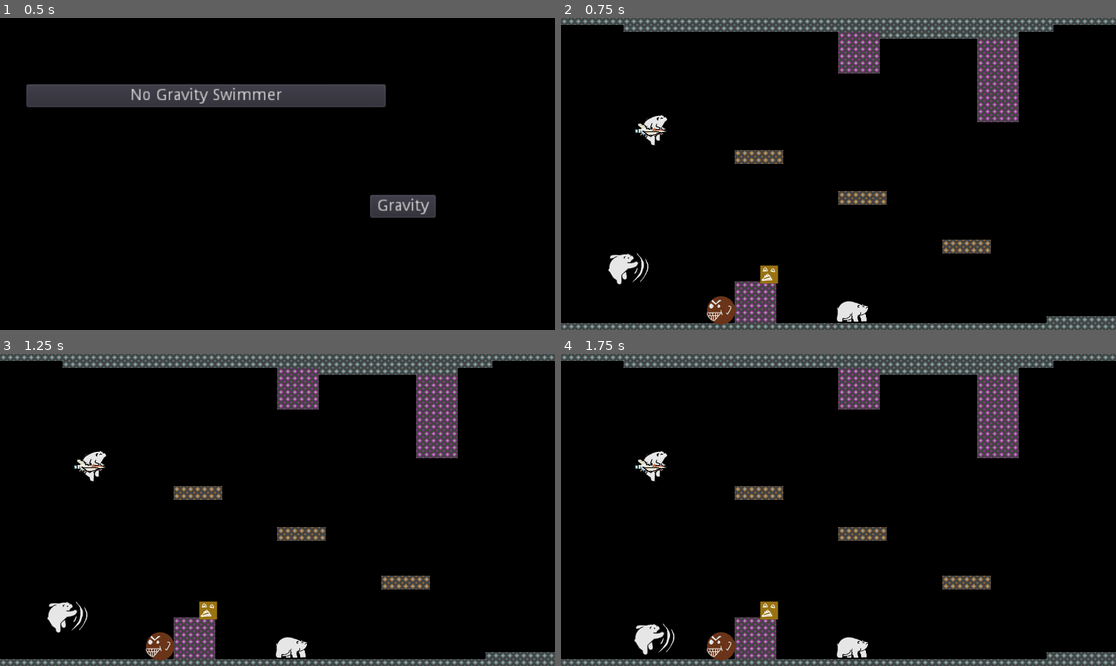
Above: before the commit, frames 1-4 (two rows, left to right).
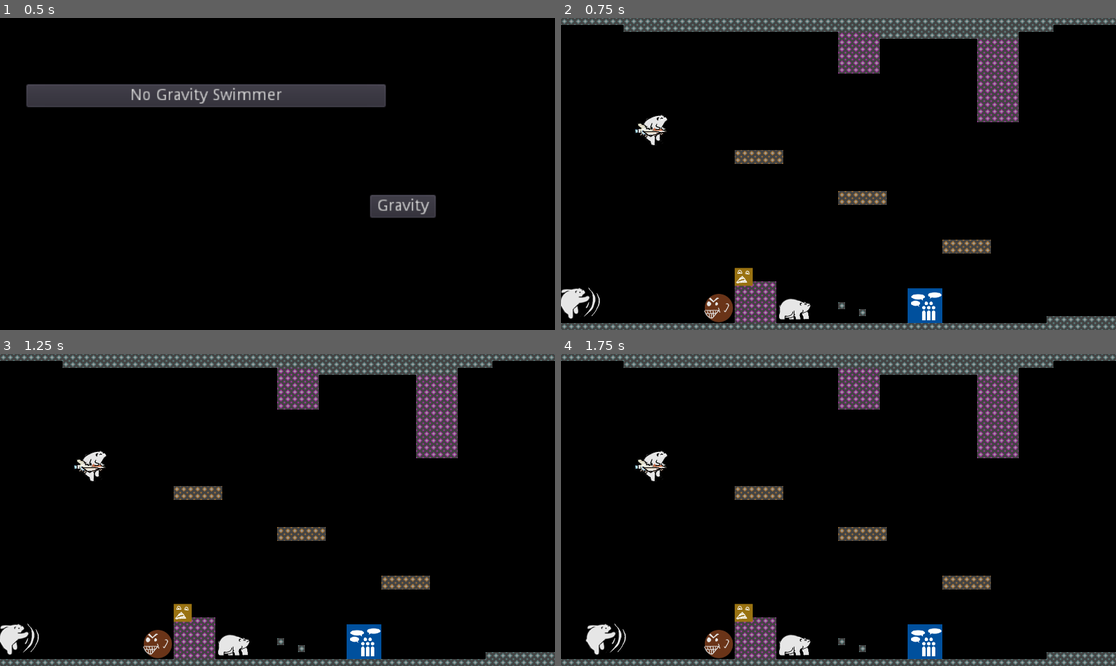
Above: after the commit, the same moments.

Repository: Lanyard31/Breakeme
Game: Godot game, scene res://Root.tscn
The game is run twice, just before and just after one commit, with the same random seed, the same clock (stepped at 60 frames per second) and the same inputs.
Inputs:
- Up to frame 1 (0.5 s): no input
- Up to frame 2 (0.75 s): click "No Gravity Swimmer" at 0.5 s
- Up to frame 3 (1.25 s): no input
- Up to frame 4 (1.75 s): hold Right (ui_right) from 1.28 s (still down)

Frame 1 is identical in both runs. In frame 2, 2.7% of the frame differs, in the area x 0-69%, y 75-99%; in frame 3, 2.7%; in frame 4, 2.7%, in the area x 4-69%, y 79-99%.

Commit message:
Tried to fix tilemap

Diff:
--- a/Level1.tscn
+++ b/Level1.tscn
@@ -6,33 +6,48 @@
 [ext_resource path="res://assets/enemies/enemy3.png" type="Texture" id=4]
 [ext_resource path="res://assets/starbear/ground.png" type="Texture" id=5]
 [ext_resource path="res://assets/starbear/ship-pants.png" type="Texture" id=6]
+[ext_resource path="res://assets/snapshot/library.png" type="Texture" id=7]
 
 [node name="Level1" type="Node" index="0"]
 
 [node name="TileMap" parent="." index="0" instance=ExtResource( 1 )]
 
-tile_data = PoolIntArray( 0, 2, 0, 1, 2, 0, 2, 2, 0, 3, 2, 0 …(4305 unchanged characters)… 4, 4, 0, 2687005, 4, 0, 2687006, 4, 0, 2752537, 4, 0, 2752538, 4, 0, 2752539, 4, 0, 2752540, 4, 0, 2752541, 4, 0, 2752542, 4, 0, 2818073, 4, 0, 2818074, 4, 0, 28180 …(1405 unchanged characters)…
+tile_data = PoolIntArray( 0, 2, 0, 1, 2, 0, 2, 2, 0, 3, 2, 0 …(4305 unchanged characters)… 4, 4, 0, 2687005, 4, 0, 2687006, 4, 0, 2687016, 2, 0, 2752535, 2, 0, 2752537, 4, 0, 2752538, 4, 0, 2752539, 4, 0, 2752540, 4, 0, 2752541, 4, 0, 2752542, 4, 0, 2752555, 2, 0, 2818073, 4, 0, 2818074, 4, 0, 28180 …(1405 unchanged characters)…
 
 [node name="Player" parent="." index="1" instance=ExtResource( 2 )]
 
-position = Vector2( 216, 864 )
+position = Vector2( 48, 1008 )
+_sections_unfolded = [ "Pickable", "Transform" ]
 
 [node name="enemy1" type="Sprite" parent="." index="2"]
 
-position = Vector2( 552, 1008 )
+position = Vector2( 480, 936 )
 texture = ExtResource( 3 )
+centered = false
+_sections_unfolded = [ "Offset" ]
 
 [node name="enemy3" type="Sprite" parent="." index="3"]
 
-position = Vector2( 720, 888 )
+position = Vector2( 600, 864 )
 texture = ExtResource( 4 )
+centered = false
+_sections_unfolded = [ "Offset" ]
 
 [node name="ground" type="Sprite" parent="." index="4"]
 
-position = Vector2( 1008, 1008 )
+position = Vector2( 744, 936 )
 texture = ExtResource( 5 )
+centered = false
+_sections_unfolded = [ "Offset" ]
 
 [node name="ship-pants" type="Sprite" parent="." index="5"]
 
 position = Vector2( 312, 384 )
 texture = ExtResource( 6 )
+
+[node name="library" type="Sprite" parent="." index="6"]
+
+position = Vector2( 1200, 936 )
+texture = ExtResource( 7 )
+centered = false
+_sections_unfolded = [ "Offset", "Transform" ]
--- a/Player.tscn
+++ b/Player.tscn
@@ -1,12 +1,12 @@
 [gd_scene load_steps=13 format=2]
 
 [ext_resource path="res://Player.gd" type="Script" id=1]
-[ext_resource path="res://assets/starbear/grab.png" type="Texture" id=2]
-[ext_resource path="res://assets/starbear/ground.png" type="Texture" id=3]
-[ext_resource path="res://assets/starbear/swipe.png" type="Texture" id=4]
+[ext_resource path="res://assets/starbear/idle.png" type="Texture" id=2]
+[ext_resource path="res://assets/starbear/grab.png" type="Texture" id=3]
+[ext_resource path="res://assets/starbear/ship-pants.png" type="Texture" id=4]
 [ext_resource path="res://assets/starbear/dash.png" type="Texture" id=5]
-[ext_resource path="res://assets/starbear/ship-pants.png" type="Texture" id=6]
-[ext_resource path="res://assets/starbear/idle.png" type="Texture" id=7]
+[ext_resource path="res://assets/starbear/ground.png" type="Texture" id=6]
+[ext_resource path="res://assets/starbear/swipe.png" type="Texture" id=7]
 [ext_resource path="res://assets/starbear/slash.png" type="Texture" id=8]
 
 [sub_resource type="CircleShape2D" id=1]
@@ -19,17 +19,17 @@
 animations = [ {
 "frames": [ ExtResource( 2 ) ],
 "loop": true,
-"name": "grab",
+"name": "idle",
 "speed": 5.0
 }, {
 "frames": [ ExtResource( 3 ) ],
 "loop": true,
-"name": "ground",
+"name": "grab",
 "speed": 5.0
 }, {
 "frames": [ ExtResource( 4 ) ],
 "loop": true,
-"name": "swipe",
+"name": "ship-pants",
 "speed": 5.0
 }, {
 "frames": [ ExtResource( 5 ) ],
@@ -39,12 +39,12 @@
 }, {
 "frames": [ ExtResource( 6 ) ],
 "loop": true,
-"name": "ship-pants",
+"name": "ground",
 "speed": 5.0
 }, {
 "frames": [ ExtResource( 7 ) ],
 "loop": true,
-"name": "idle",
+"name": "swipe",
 "speed": 5.0
 } ]
 
@@ -63,14 +63,18 @@
 radius = 17.0
 height = 70.0
 
-[node name="Player" type="KinematicBody2D"]
+[node name="Player" type="KinematicBody2D" index="0"]
 
+position = Vector2( 64, 64 )
 input_pickable = false
 collision_layer = 1
 collision_mask = 1
 collision/safe_margin = 0.08
 script = ExtResource( 1 )
 _sections_unfolded = [ "Transform" ]
+__meta__ = {
+"_edit_group_": true
+}
 
 [node name="Bodycollide" type="CollisionShape2D" parent="." index="0"]
 
Not shown: 1 places in Level1.tscn that only renumber resources
Binary file added: assets/snapshot/library.png
Not shown, added: assets/snapshot/library.png.import
